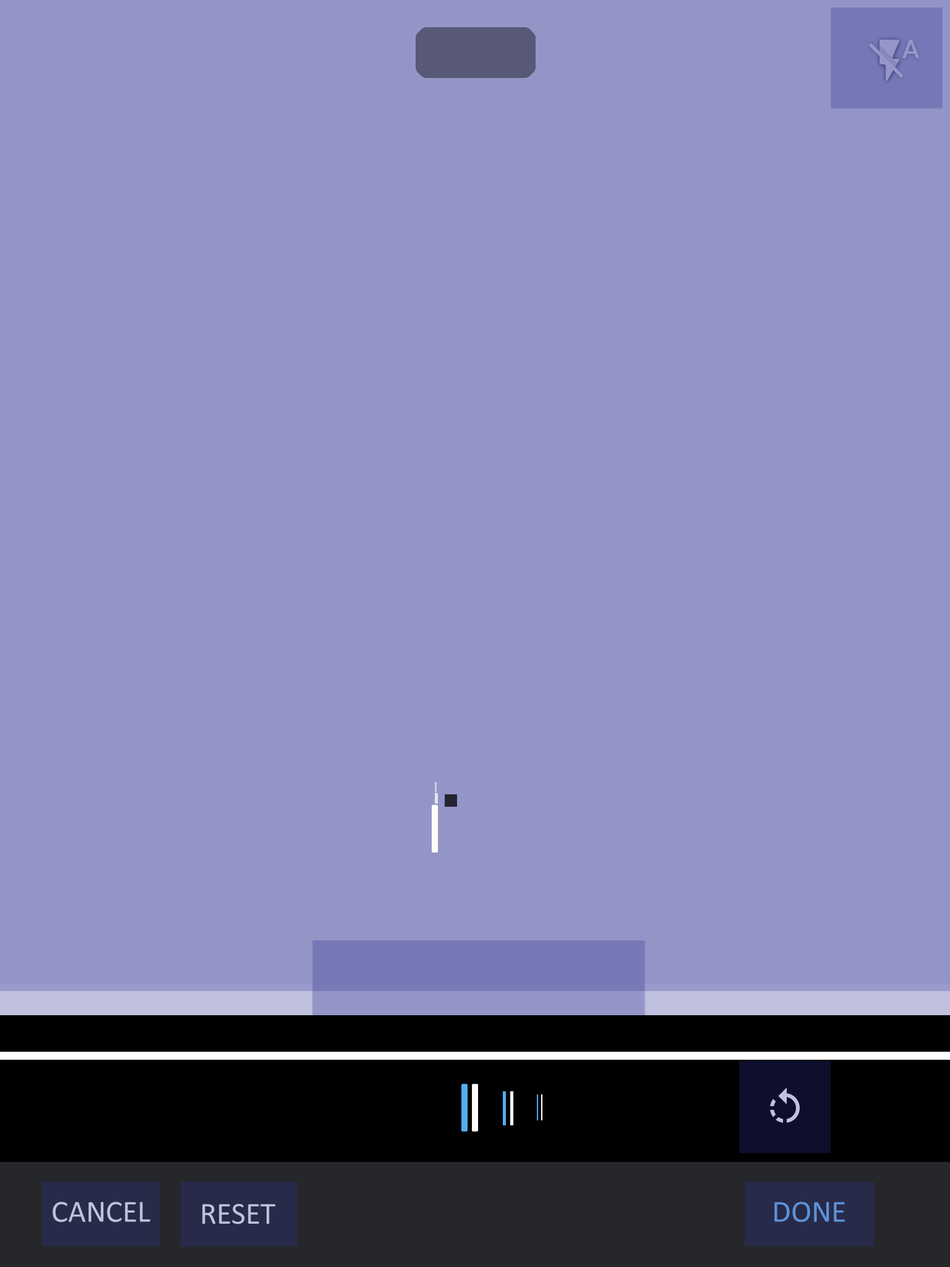
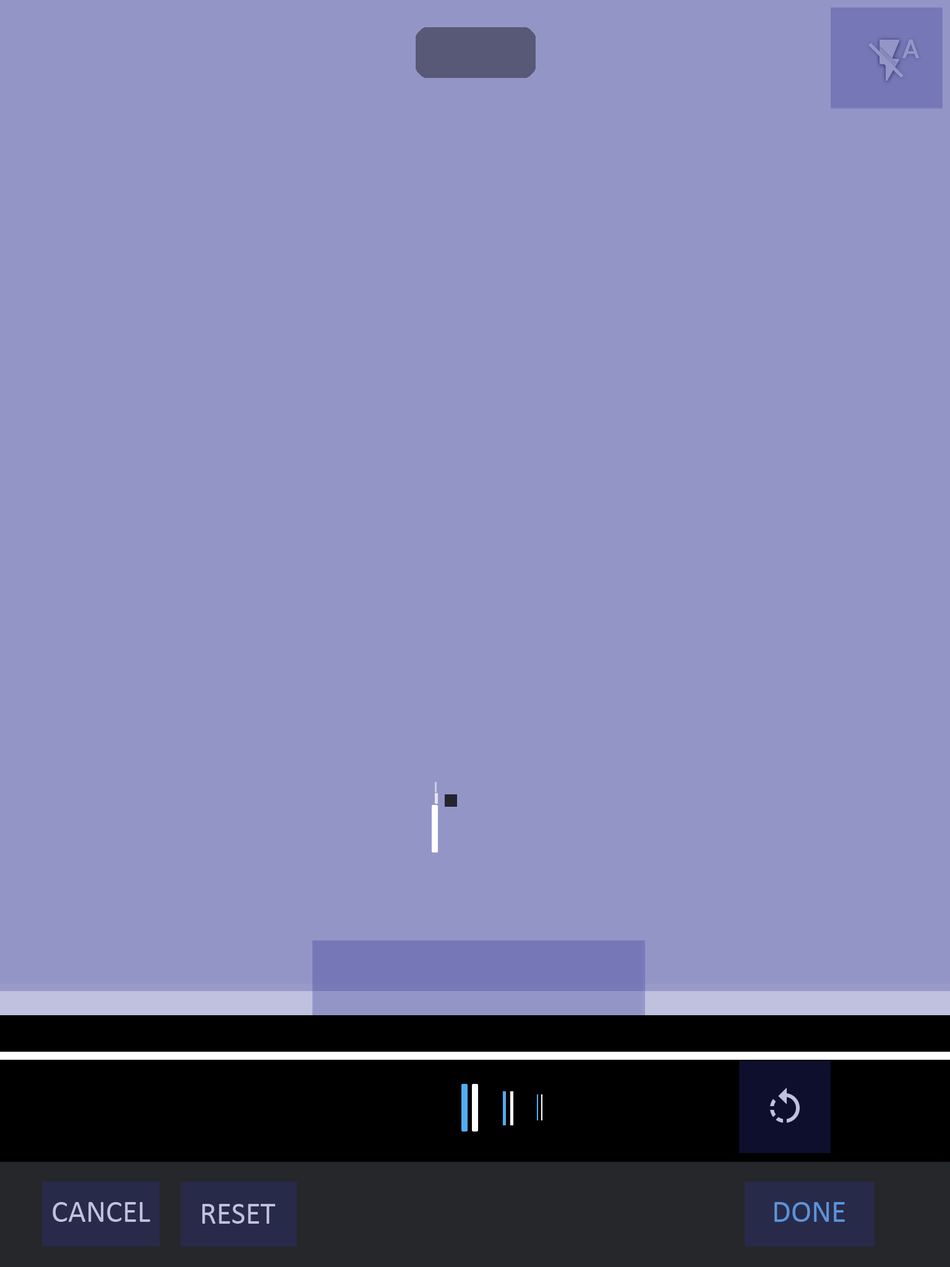
The second w=950, h=1267 image is a revision of the first. Changes to its layers:
painted on "RESET" over [202,1203,276,1225]
painted on "DONE" over [774,1201,845,1223]
painted on "CANCEL" over [52,1201,151,1223]
